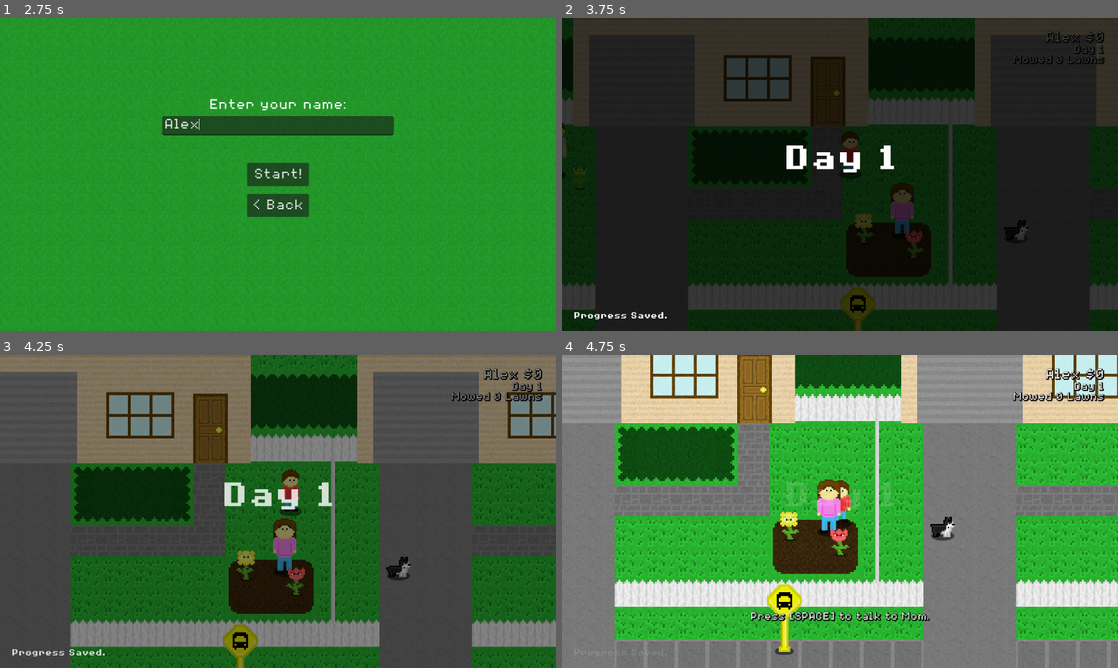
Above: before the commit, frames 1-4 (two rows, left to right).
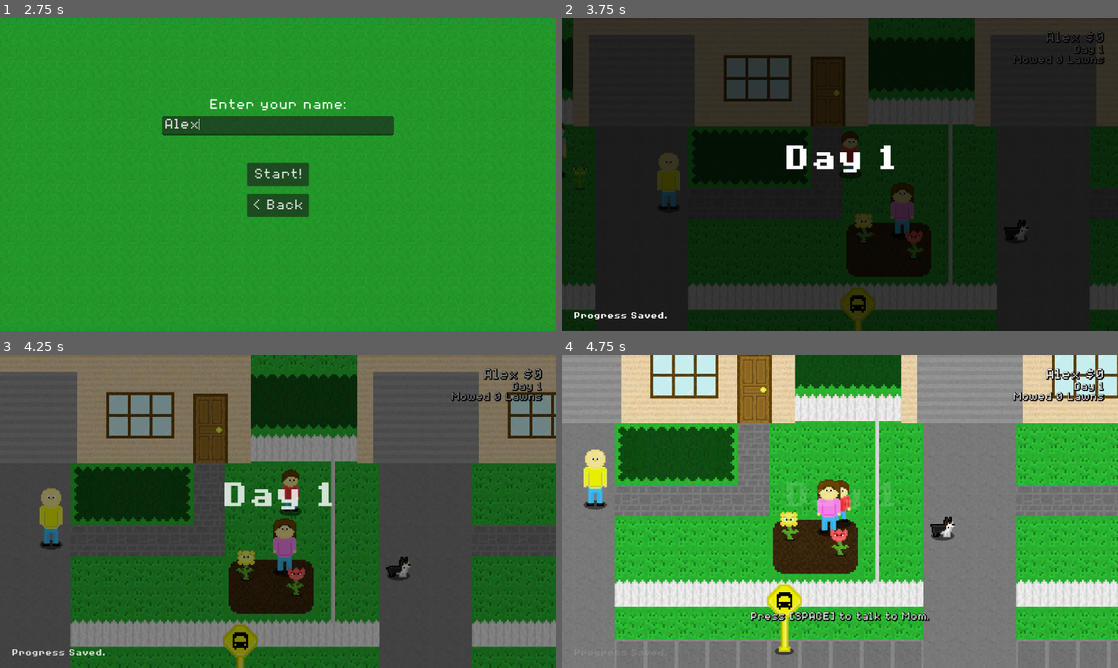
Above: after the commit, the same moments.

Repository: Birb-Games/the-legend-of-the-lawns
Game: Godot game, scene res://scenes/main.tscn
Two runs of this game, one before a commit and one after it. Both use one fixed random seed, a clock stepped at 60 frames per second and the inputs below.
Inputs (mouse positions are in pixels of both pictures, inside the frame that each line leads up to):
- Up to frame 1 (2.75 s): click "> New Game" at 0.5 s; click (278, 124) at 1.27 s; type "Alex" at 1.35 s; click "> New Game" at 2 s
- Up to frame 2 (3.75 s): click "Start!" at 2.75 s; move the mouse to (962, 158) at 3.52 s; hold D (move_right) from 3.53 s (still down); tap Space (interact) at 3.6 s
- Up to frame 3 (4.25 s): keep holding D (move_right)
- Up to frame 4 (4.75 s): move the mouse to (728, 527) at 4.27 s; release D (move_right) at 4.28 s; hold S (move_down) from 4.28 s (still down); click (728, 527) at 4.35 s

Frame 1 is identical in both runs. In frame 2, 0.5% of the frame differs, in the area x 17-22%, y 43-62%; in frame 3, 0.6%; in frame 4, 0.7%, in the area x 3-9%, y 30-50%.

Commit message:
Implemented stunned and angry modes for killer rabbit.

Diff:
--- a/scenes/enemies/mobile/killer_rabbit.tscn
+++ b/scenes/enemies/mobile/killer_rabbit.tscn
@@ -1,24 +1,92 @@
-[gd_scene load_steps=10 format=3 uid="uid://b32ibsy1iagox"]
+[gd_scene load_steps=20 format=3 uid="uid://b32ibsy1iagox"]
 
 [ext_resource type="Script" uid="uid://byy7pmegiokpj" path="res://scripts/enemies/mobile/killer_rabbit.gd" id="1_bu858"]
-[ext_resource type="Texture2D" uid="uid://dmsuwb7pw653f" path="res://assets/textures/enemies/mobile/placeholder_enemy.png" id="1_muw52"]
 [ext_resource type="PackedScene" uid="uid://dv3lwtiudcy5r" path="res://scenes/enemies/healthbar.tscn" id="2_nr2qv"]
 [ext_resource type="Texture2D" uid="uid://c1mwbw0kon1tr" path="res://assets/textures/shadow.png" id="3_738o7"]
+[ext_resource type="Texture2D" uid="uid://c0d5m8onpctec" path="res://assets/textures/enemies/mobile/killer_rabbit.png" id="3_bu858"]
 [ext_resource type="PackedScene" uid="uid://b0wa7n410abxn" path="res://scenes/enemies/contact_damage_zone.tscn" id="4_n4dd6"]
+[ext_resource type="PackedScene" uid="uid://b73kqhktknig" path="res://scenes/particles/stun_particles.tscn" id="6_re68s"]
+[ext_resource type="PackedScene" uid="uid://7fhs15wchrkt" path="res://scenes/particles/anger_particles.tscn" id="7_xo21h"]
 
-[sub_resource type="AtlasTexture" id="AtlasTexture_nr2qv"]
-atlas = ExtResource("1_muw52")
-region = Rect2(0, 0, 16, 16)
+[sub_resource type="AtlasTexture" id="AtlasTexture_re68s"]
+atlas = ExtResource("3_bu858")
+region = Rect2(0, 0, 21, 22)
+
+[sub_resource type="AtlasTexture" id="AtlasTexture_xo21h"]
+atlas = ExtResource("3_bu858")
+region = Rect2(21, 0, 21, 22)
+
+[sub_resource type="AtlasTexture" id="AtlasTexture_26bvs"]
+atlas = ExtResource("3_bu858")
+region = Rect2(0, 0, 21, 22)
+
+[sub_resource type="AtlasTexture" id="AtlasTexture_hkqrf"]
+atlas = ExtResource("3_bu858")
+region = Rect2(42, 0, 21, 22)
+
+[sub_resource type="AtlasTexture" id="AtlasTexture_bu858"]
+atlas = ExtResource("3_bu858")
+region = Rect2(0, 0, 21, 22)
+
+[sub_resource type="AtlasTexture" id="AtlasTexture_1vk3j"]
+atlas = ExtResource("3_bu858")
+region = Rect2(0, 22, 21, 22)
+
+[sub_resource type="AtlasTexture" id="AtlasTexture_va78l"]
+atlas = ExtResource("3_bu858")
+region = Rect2(21, 22, 21, 22)
+
+[sub_resource type="AtlasTexture" id="AtlasTexture_djrar"]
+atlas = ExtResource("3_bu858")
+region = Rect2(0, 44, 21, 22)
+
+[sub_resource type="AtlasTexture" id="AtlasTexture_jkghv"]
+atlas = ExtResource("3_bu858")
+region = Rect2(21, 44, 21, 22)
 
 [sub_resource type="SpriteFrames" id="SpriteFrames_738o7"]
 animations = [{
 "frames": [{
 "duration": 1.0,
-"texture": SubResource("AtlasTexture_nr2qv")
+"texture": SubResource("AtlasTexture_re68s")
+}, {
+"duration": 1.0,
+"texture": SubResource("AtlasTexture_xo21h")
+}, {
+"duration": 1.0,
+"texture": SubResource("AtlasTexture_26bvs")
+}, {
+"duration": 1.0,
+"texture": SubResource("AtlasTexture_hkqrf")
 }],
 "loop": true,
-"name": &"default",
-"speed": 5.0
+"name": &"idle",
+"speed": 2.0
+}, {
+"frames": [{
+"duration": 1.0,
+"texture": SubResource("AtlasTexture_bu858")
+}, {
+"duration": 1.0,
+"texture": SubResource("AtlasTexture_1vk3j")
+}, {
+"duration": 1.0,
+"texture": SubResource("AtlasTexture_va78l")
+}],
+"loop": true,
+"name": &"running",
+"speed": 9.0
+}, {
+"frames": [{
+"duration": 1.0,
+"texture": SubResource("AtlasTexture_djrar")
+}, {
+"duration": 1.0,
+"texture": SubResource("AtlasTexture_jkghv")
+}],
+"loop": true,
+"name": &"stunned",
+"speed": 1.0
 }]
 
 [sub_resource type="RectangleShape2D" id="RectangleShape2D_n4dd6"]
@@ -28,7 +96,7 @@
 size = Vector2(10.0000105, 6.2500114)
 
 [node name="KillerRabbit" type="CharacterBody2D"]
-scale = Vector2(0.8, 0.8)
+scale = Vector2(0.75, 0.75)
 collision_layer = 0
 collision_mask = 4
 script = ExtResource("1_bu858")
@@ -41,13 +109,15 @@
 texture = ExtResource("3_738o7")
 
 [node name="AnimatedSprite2D" type="AnimatedSprite2D" parent="."]
-position = Vector2(0, -7.0000005)
+position = Vector2(0, -9.5)
 scale = Vector2(0.875, 0.875)
 sprite_frames = SubResource("SpriteFrames_738o7")
+animation = &"idle"
+autoplay = "idle"
 
 [node name="Healthbar" parent="." instance=ExtResource("2_nr2qv")]
-offset_top = -17.0
-offset_bottom = -15.0
+offset_top = -22.0
+offset_bottom = -20.0
 metadata/_edit_use_anchors_ = true
 
 [node name="ContactDamageZone" parent="." instance=ExtResource("4_n4dd6")]
@@ -68,4 +138,13 @@
 scale = Vector2(0.9999986, 0.9999986)
 shape = SubResource("RectangleShape2D_42wqo")
 
+[node name="StunParticles" parent="." instance=ExtResource("6_re68s")]
+visible = false
+position = Vector2(4, -18.666672)
+
+[node name="AngerParticles" parent="." instance=ExtResource("7_xo21h")]
+visible = false
+position = Vector2(4, -14.666664)
+
+[connection signal="hit" from="." to="." method="_on_hit"]
 [connection signal="area_entered" from="BulletHitbox" to="." method="_on_bullet_hitbox_area_entered"]
--- a/scenes/neighborhood/neighborhood.tscn
+++ b/scenes/neighborhood/neighborhood.tscn
@@ -231,7 +231,6 @@
 position = Vector2(-74, -117)
 display_name = "Mr. Test"
 always_visible = true
-disabled = true
 lawn_template = ExtResource("12_u28t5")
 interact_text = "TEST LAWN"
 
--- /dev/null
+++ b/scenes/particles/anger_particles.tscn
@@ -0,0 +1,28 @@
+[gd_scene load_steps=4 format=3 uid="uid://7fhs15wchrkt"]
+
+[ext_resource type="Texture2D" uid="uid://bii641wh2btoc" path="res://assets/textures/particles/anger_particle.png" id="1_yrj2j"]
+[ext_resource type="Script" uid="uid://u5axychnxsj" path="res://scripts/particles/particles.gd" id="2_xil5k"]
+
+[sub_resource type="ParticleProcessMaterial" id="ParticleProcessMaterial_xil5k"]
+lifetime_randomness = 0.5
+particle_flag_disable_z = true
+emission_shape = 1
+emission_sphere_radius = 6.0
+angle_min = 1.0728835e-05
+angle_max = 360.00003
+direction = Vector3(0, -1, 0)
+initial_velocity_min = 16.0
+initial_velocity_max = 24.0
+angular_velocity_min = 239.99998
+angular_velocity_max = 359.99997
+gravity = Vector3(0, 0, 0)
+radial_accel_min = -2.2351742e-06
+radial_accel_max = -2.2351742e-06
+scale_min = 0.29999998
+scale_max = 0.59999996
+
+[node name="AngerParticles" type="GPUParticles2D"]
+texture = ExtResource("1_yrj2j")
+lifetime = 0.8
+process_material = SubResource("ParticleProcessMaterial_xil5k")
+script = ExtResource("2_xil5k")
--- a/scenes/particles/stun_particles.tscn
+++ b/scenes/particles/stun_particles.tscn
@@ -1,7 +1,7 @@
 [gd_scene load_steps=4 format=3 uid="uid://b73kqhktknig"]
 
 [ext_resource type="Texture2D" uid="uid://b7tan7jwmqbar" path="res://assets/textures/particles/stun_particle.png" id="1_c0f38"]
-[ext_resource type="Script" uid="uid://u5axychnxsj" path="res://scripts/particles/stun_particles.gd" id="2_0oxns"]
+[ext_resource type="Script" uid="uid://u5axychnxsj" path="res://scripts/particles/particles.gd" id="2_0oxns"]
 
 [sub_resource type="ParticleProcessMaterial" id="ParticleProcessMaterial_c0f38"]
 particle_flag_disable_z = true
--- a/scripts/enemies/mobile/killer_rabbit.gd
+++ b/scripts/enemies/mobile/killer_rabbit.gd
@@ -3,14 +3,34 @@
 @onready var default_contact_damage_pos: Vector2 = $ContactDamageZone.position
 var idle_timer: float = 0.0
 @onready var time_before_pause: float = gen_time_before_pause()
+var stun_timer: float = 0.0
+@onready var stun_particle_pos_x: float = $StunParticles.position.x
+@onready var anger_particle_pos_x: float = $AngerParticles.position.x
+@onready var damage_amt: int = $ContactDamageZone.damage_amt
+var hit_timer: float = 0.0
+var anger_timer: float = 0.0
 
 func gen_time_before_pause() -> float:
 	return randf_range(3.0, 5.0)
 
 func calculate_velocity() -> Vector2:
+	var vel = super.calculate_velocity()
+	if anger_timer > 0.0 and stun_timer <= 0.0:
+		# Rabbit is extra fast when angry
+		vel *= 1.33
+		return vel
+	if stun_timer > 0.0:
+		return Vector2.ZERO
 	if idle_timer > 0.0:
 		return Vector2.ZERO
-	return super.calculate_velocity()
+	return vel
+
+func get_animation() -> String:
+	if stun_timer > 0.0:
+		return "stunned"
+	if velocity.length() == 0.0:
+		return "idle"
+	return "running"
 
 func handle_path_update(delta: float) -> bool:
 	if idle_timer > 0.0:
@@ -26,9 +46,45 @@
 	return updated
 
 func _process(delta: float) -> void:
+	stun_timer -= delta
+	stun_timer = max(stun_timer, 0.0)
+	# Show stun particles
+	$StunParticles.emitting = stun_timer > 0.1
+	$StunParticles.visible = stun_timer > 0.01
+	# Show anger particles
+	$AngerParticles.emitting = anger_timer > 0.1 and stun_timer <= 0.0
+	$AngerParticles.visible = anger_timer > 0.01 and stun_timer <= 0.0
+
+	hit_timer -= delta
+	hit_timer = max(hit_timer, 0.0)
+
+	# Set damage
+	if stun_timer > 0.0:
+		$ContactDamageZone.damage_amt = 0
+	elif anger_timer > 0.0:
+		$ContactDamageZone.damage_amt = damage_amt * 2
+	else:
+		$ContactDamageZone.damage_amt = damage_amt
+
 	super._process(delta)
 
-	if idle_timer <= 0.0:
+	if stun_timer > 0.0:
+		return
+
+	anger_timer -= delta
+	anger_timer = max(anger_timer, 0.0)
+
+	# Set direction of rabbit
+	if velocity.dot(Vector2.LEFT) > 0.1:
+		$AnimatedSprite2D.flip_h = true
+		$StunParticles.position.x = -stun_particle_pos_x
+		$AngerParticles.position.x = -anger_particle_pos_x
+	elif velocity.dot(Vector2.RIGHT) > 0.1:
+		$AnimatedSprite2D.flip_h = false
+		$StunParticles.position.x = stun_particle_pos_x
+		$AngerParticles.position.x = anger_particle_pos_x
+
+	if idle_timer <= 0.0 and anger_timer <= 0.0:
 		time_before_pause -= delta
 
 	if time_before_pause < 0.0 and idle_timer <= 0.0:
@@ -43,3 +99,23 @@
 	if idle_timer > 0.0:
 		idle_timer -= delta
 		idle_timer = max(idle_timer, 0.0)
+
+func damage(amt: int) -> void:
+	# If the rabbit is stunned, do not take damage
+	if stun_timer > 0.0:
+		return
+	# Rabbit gains some resistance to damage when angry
+	if anger_timer > 0.0 and randi() % 2 == 0 and amt <= 2:
+		return
+	super.damage(amt)
+
+func _on_hit() -> void:
+	# If the rabbit was hit with two consecutive shots, stun it
+	if hit_timer > 0.0 and anger_timer <= 0.0:
+		stun_timer = 7.0 + randf_range(0.0, 3.0)
+		anger_timer = 7.0
+		time_before_pause = gen_time_before_pause()
+		$StunParticles.restart()
+		$AngerParticles.restart()
+	if stun_timer <= 0.01:
+		hit_timer = 0.4
--- a/scripts/enemies/mobile/mobile_enemy.gd
+++ b/scripts/enemies/mobile/mobile_enemy.gd
@@ -171,9 +171,12 @@
 func get_animation() -> String:
 	return "default"
 
+func damage(amt: int) -> void:
+	hit.emit()
+	health -= amt
+	health = max(health, 0)
+
 func _on_bullet_hitbox_area_entered(body: Node2D) -> void:
 	if body is PlayerBullet:
-		hit.emit()
 		body.explode()
-		health -= 1
-		health = max(health, 0)
+		damage(1)
--- a/scripts/player/player.gd
+++ b/scripts/player/player.gd
@@ -51,6 +51,8 @@
 
 # Apply damage to the player using this function
 func damage(amt: int) -> void:
+	if amt <= 0:
+		return
 	health -= amt
 	health = max(health, 0)
 	damage_timer = DAMAGE_COOLDOWN
Binary file added: assets/textures/enemies/mobile/killer_rabbit.png
Not shown, added: assets/textures/enemies/mobile/killer_rabbit.png.import
Binary file added: assets/textures/particles/anger_particle.png
Not shown, added: assets/textures/particles/anger_particle.png.import
Renamed: scripts/particles/stun_particles.gd -> scripts/particles/particles.gd
Renamed: scripts/particles/stun_particles.gd.uid -> scripts/particles/particles.gd.uid
